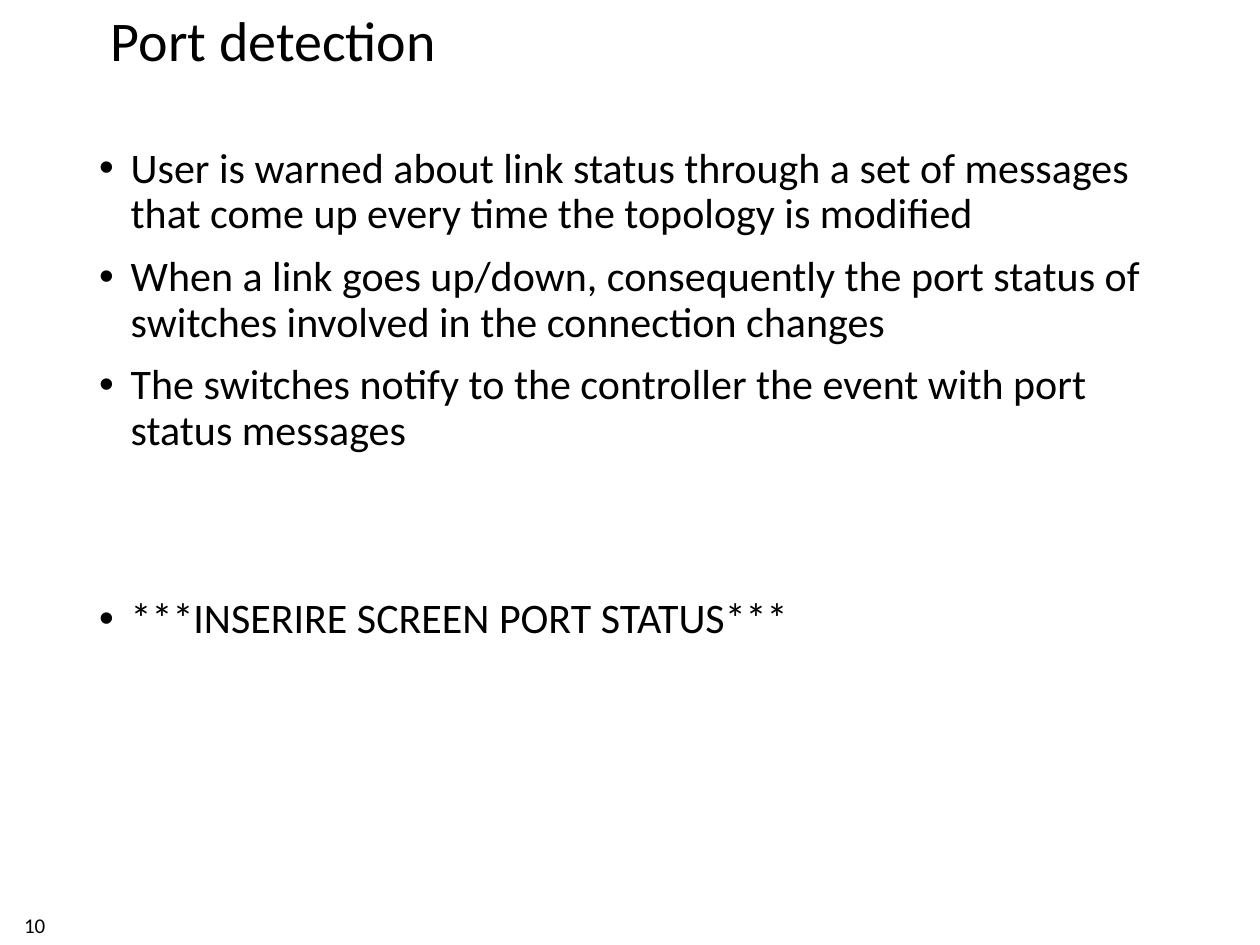
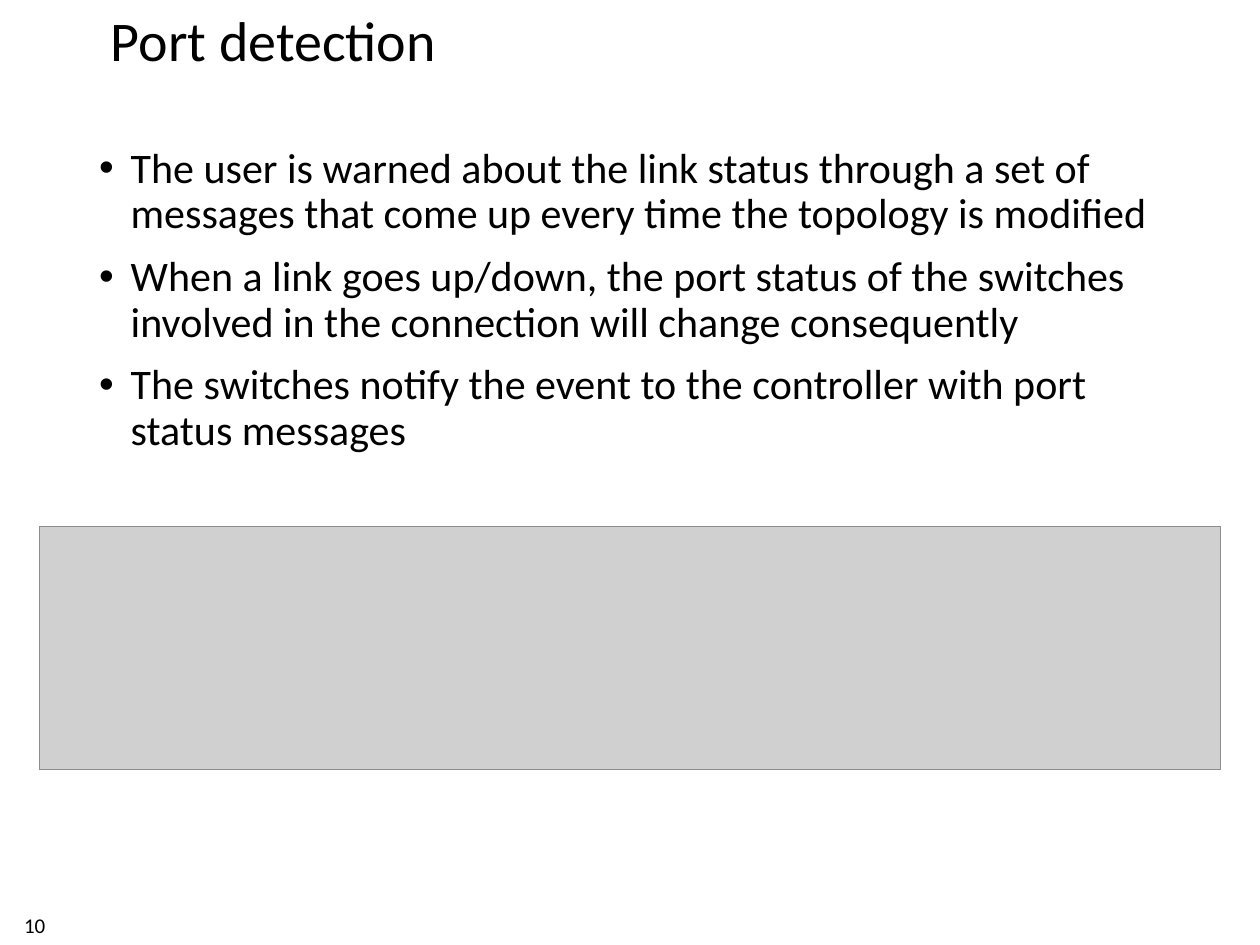
Before and after one commit to xdl907/switching-and-routing-project, a slide deck: slide 10 of template_project_exam__1_.pptx. Drawn at 1260x945 pixels with LibreOffice and Linux fonts; fonts in the diff are those of the drawing; grey boxes stand for pictures; background and template pictures are left out. Boxes give left, top, right and bottom in pixels: in the first picture for what was removed or moved away, otherwise in the second. Text is boxed around its words. In the diff, an @@ line names an element or a change of style, - is before the commit and + after.

```diff
--- a/template_project_exam__1_.pptx
+++ b/template_project_exam__1_.pptx
@@ text at (131,153,1147,453): text changed @@
-• User is warned about link status through a set of messages that come up every time the topology is modified
-• When a link goes up/down, consequently the port status of switches involved in the connection changes
-• The switches notify to the controller the event with port status messages
-• ***INSERIRE SCREEN PORT STATUS***
+• The user is warned about the link status through a set of messages that come up every time the topology is modified
+• When a link goes up/down, the port status of the switches involved in the connection will change consequently
+• The switches notify the event to the controller with port status messages
@@ picture added at (39,527,1221,770) @@
```
Also in this commit, not shown: 7 other slides changed.
